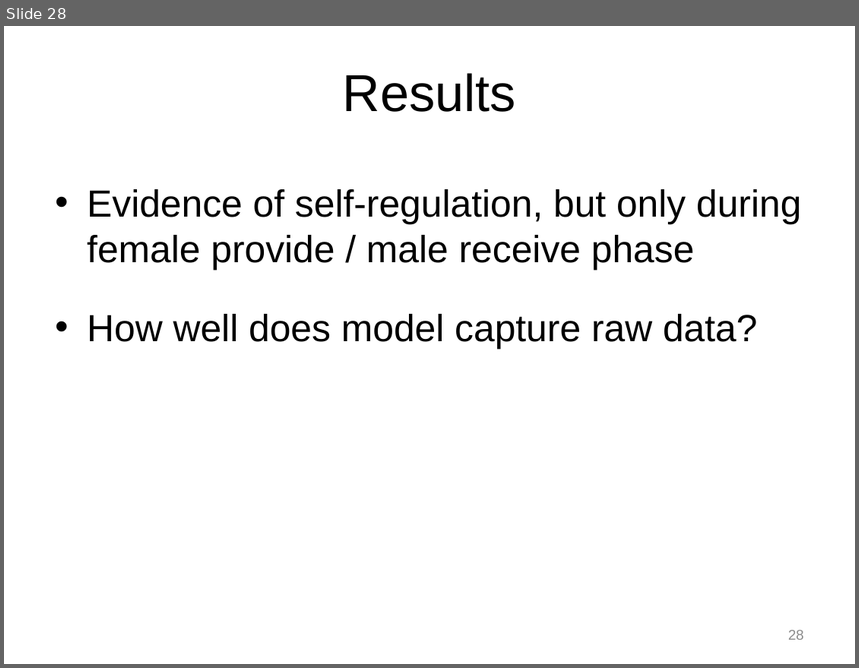
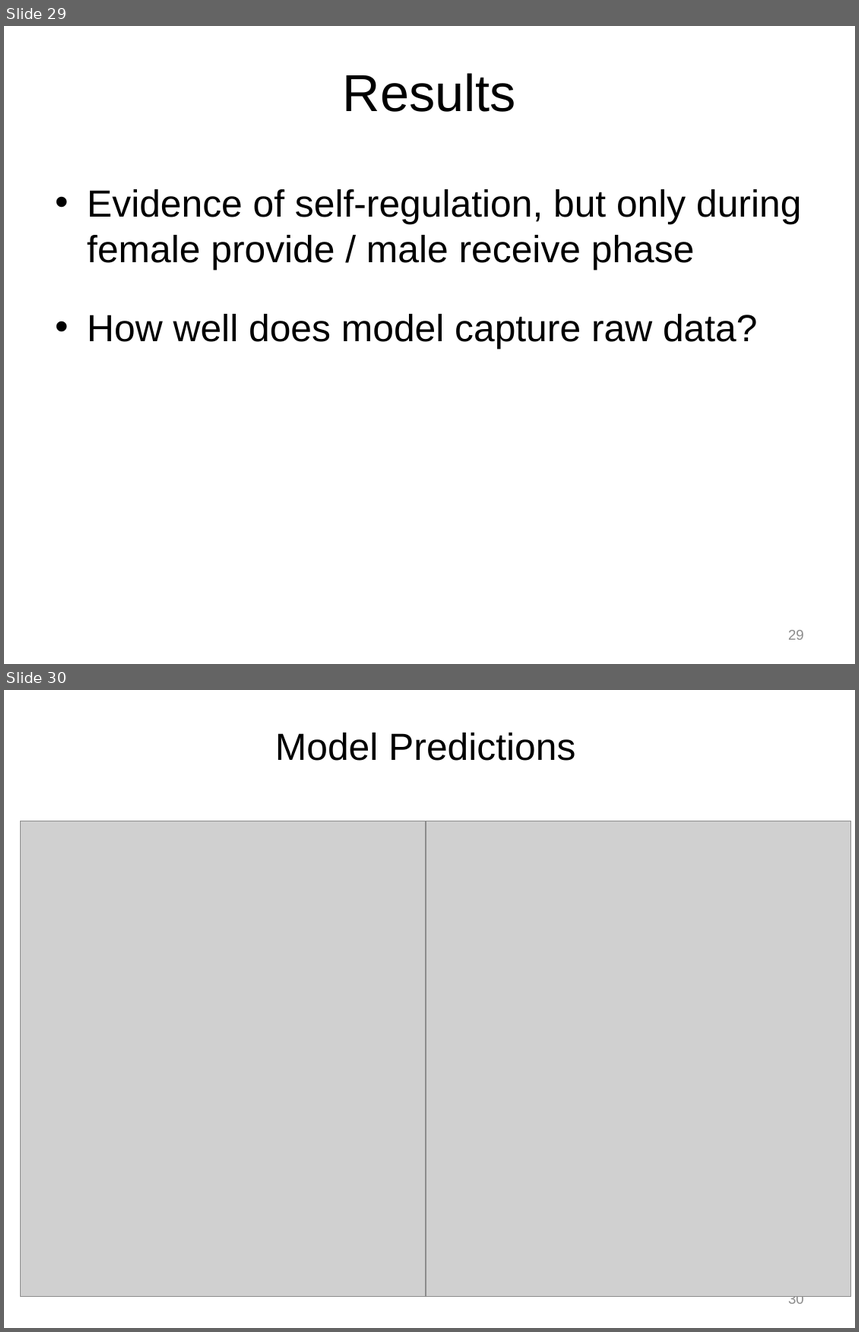
Before and after one commit to mayazrm/KZNB, a slide deck: DSM/Bolger_DSM_Report_from_the_Trenches_170614.pptx. Shown one above the other, each under a label of ours: slide 28 before the commit, slides 29 and 30 after it. The pictures are 859x668 and 859x1332 pixels, drawn with LibreOffice and Linux fonts; fonts in the diff are those of the drawing; grey boxes stand for pictures. Boxes give left, top, right and bottom in pixels: in the first picture for what was removed or moved away, otherwise in the second. Text is boxed around its words. In the diff, an @@ line names an element or a change of style, - is before the commit and + after.

```diff
--- a/DSM/Bolger_DSM_Report_from_the_Trenches_170614.pptx
+++ b/DSM/Bolger_DSM_Report_from_the_Trenches_170614.pptx
@@ slide 30 added at bbox=[4, 690, 855, 1328], background #FFFFFF @@
@@ title added at bbox=[275, 733, 576, 761], 32 pt, text #000000 @@
+Model Predictions
@@ picture added at bbox=[20, 821, 446, 1297] @@
@@ picture added at bbox=[427, 821, 852, 1297] @@
@@ page number added at bbox=[788, 1296, 804, 1304], 12 pt, text #8C8C8C @@
+30
@@ what was slide 28 is now slide 29 @@
```
Also in this commit, not shown: 11 slides changed, 3 other slides added, 1 slide removed, 2 other files.
